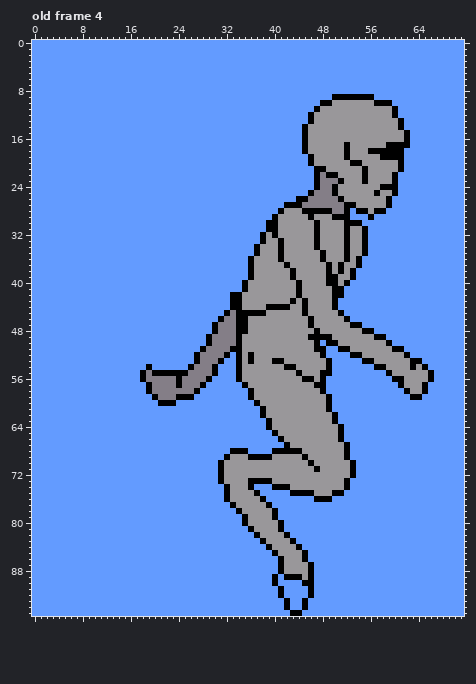
Pixel-art file, stored at graphics/asesprite/alien-walker3.aseprite. This is how it looked before the edit.
72x96 pixels, 4 frames. Shown: old frame 4. The commit also changed other frames, which this record leaves out.
The same view after the edit:
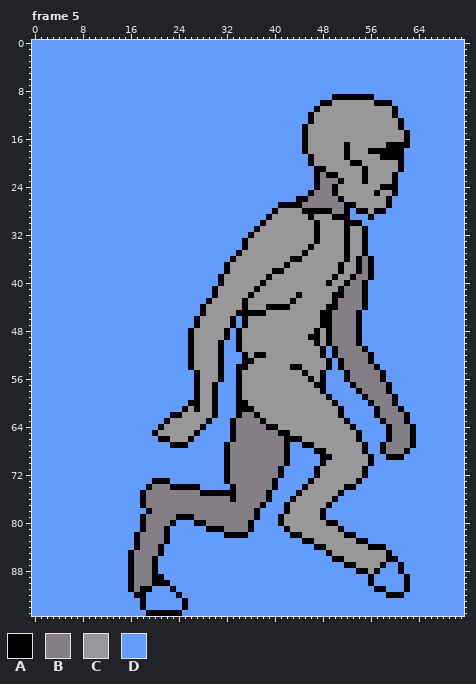
Palette (. is transparent): A #000000  B #847e87  C #99979a  D #639bff
A new or re-ordered frame is compared with the old frame closest to it.
The exact change:
frames 4 -> 6
Changed rows in their new state; - is an unchanged pixel.
Frame 5 is new; against old frame 4, layers "arms", "body":
first column x 16:
27 -------------------------A-------------------------
28 ------------------------AC-------------------------
29 -----------------------AC--------------------------
30 ----------------------ACC--------------------------
31 ---------------------ACCC--------------------------
32 --------------------ACC-C--------------------------
33 -------------------ACCC--C-------------------------
34 -------------------ACC---C----AC-------------------
35 ------------------ACCC---C---A--C------------------
36 -----------------ACCC----C-AA---C------BA----------
37 ----------------ACCCC------------C-----BA----------
38 ----------------ACCCC---AA-C-----C---CABA----------
39 ---------------ACCCCC--A---C-----C----BBA----------
40 ---------------ACCCC--A-----C-----C--BBA-----------
41 --------------ACCCCC-A------C-----C-BBBA-----------
42 --------------ACCCC-A---------------BBBA-----------
43 -------------ACCCCCA---------C-----BBBBA-----------
44 ------------ACCCCCCA---------C---A-BBBBA-----------
45 ------------ACCCCC-----------C--AABBBBA------------
46 -----------ACCCCCAD-----------C-AABBBBA------------
47 -----------ACCCCCAD-----------C-AABBBB-------------
48 ----------ACCCCCAD-C-------------ABBBBADD----------
49 ----------ACCCCCAD--------------C-BBBBADDDD--------
50 ----------ACCCCADD--------------C-BBBBADDDDD-------
51 ----------ACCCCADD-------------C--ABBBBADDDDDD-----
52 ----------ACCCCAD-DACAA-----------ABBBBBADDDDDD----
53 ----------ACCCC---DA----CC---------ABBBB-DDDDDDDD--
54 ---D-------CCCCA---A------C-A------ABBBBB-DDDDDDDD-
55 --DDDDDDDDDACCCA------------CA---D--ABBBBBADDDDDDDD
56 --DDDDDDDDDACCCA-------------C------ABBBBBA-DDDDDDD
57 ---DDDDDDDDACCA---AC-----------------ABBBBBA-DDDDD-
58 ---DDDDDDDD-CCA---ACC-----------------ABBBBA--DDDD-
59 ----DDDDDDDACCA---ACC------------------ABBBBA--DD--
60 -----DDD--AACCA---AACC-----------CA-----ABBBA------
61 ---------ACACCA---AAACC----------CCA-----ABBBA-----
62 -------AACCCCCA---ABBAC-----------CA-----ABBBBA----
63 ------ACCCCCCA---ABBBBAC----------CCA-----ABBBA----
64 -----ACCCCCCA----ABBBBB-A----------CCA-----ABBBA---
65 ----ACCCCCCA-----ABBBBBBBAA--------CCCA----ABBBA---
66 -----AACCCA------ABBBBBBBBAAA------CCCA----ABBBA---
67 -------AAA------ABBBBBBBBB-DDAA-----CCCA--ABBBBA---
68 ----------------ABBBBBBBBB-DDDDAA---CCCA--ABBBA----
69 -----------------BBBBBBBBBADDDDDAA--CCCCA--AAA-----
70 ---------------DABBBBBBBBBADDDDDA----CCCA----------
71 ---------------DABBBBBBBBADDDDD------CCA-----------
72 ---------------DABBBBBBBBADDDDDA-----CCA-----------
73 ----AAA--------DABBBBBBBADDDDDA-----CCA------------
74 ---ABBBAAAAA----DABBBBBB-DDDDA-------A-------------
75 --ABBBBBBBBBAAAA-ABBBBBA---D-CC---C----------------
76 --ABBBBBBBBBBBBBBABBBBBA---ACCCCCCA----------------
77 --ABBBBBBBBBBBBBBBBBBBAD--ACCCCCCA-----------------
78 ---ABBBBBBBBBBBBBBBBBADDD-ACCCCCA------------------
79 --ABBBBBAAABBBBBBBBBBADDDACCCCCCA------------------
80 --ABBBBA---AABBBBBBBADDDD-CCCCCCCAA----------------
81 --ABBBA------AAABBBB-DDDDDACCCCCCCCA---------------
82 -ABBBBA---------AAAA-DDDDDDAACCCCCCCAA-------------
83 -ABBBBA---------------DDDDDD-AACCCCCCCAA-----------
84 -ABBBA-----------------DDDDDD--AACCCCCCCAAA--------
85 ABBBBA------------------DDDDDD---ACCCCCCCCCA-------
86 ABBBA--------------------DDDDD----AACCCCCCCAA------
87 ABBBA--------------------DDDDDD-----AACCCCA--A-----
88 ABBBA--------------------DDDDDD-------AACA---A-----
89 ABBBAA------------------D-DDDDD---------A-----A----
90 ABBBAAA-----------------D----DD---------A-----A----
91 ABAA---A-----------------D----D----------AA---A----
92 -AA-----A----------------D----D------------AAA-----
93 --A------A----------------D--D---------------------
94 --A------A----------------D--D---------------------
95 ---AAAAAA------------------DD----------------------
Pixel boxes of the changes (left, top, right, bottom) in both pictures:
changed: (128, 202, 434, 616)
